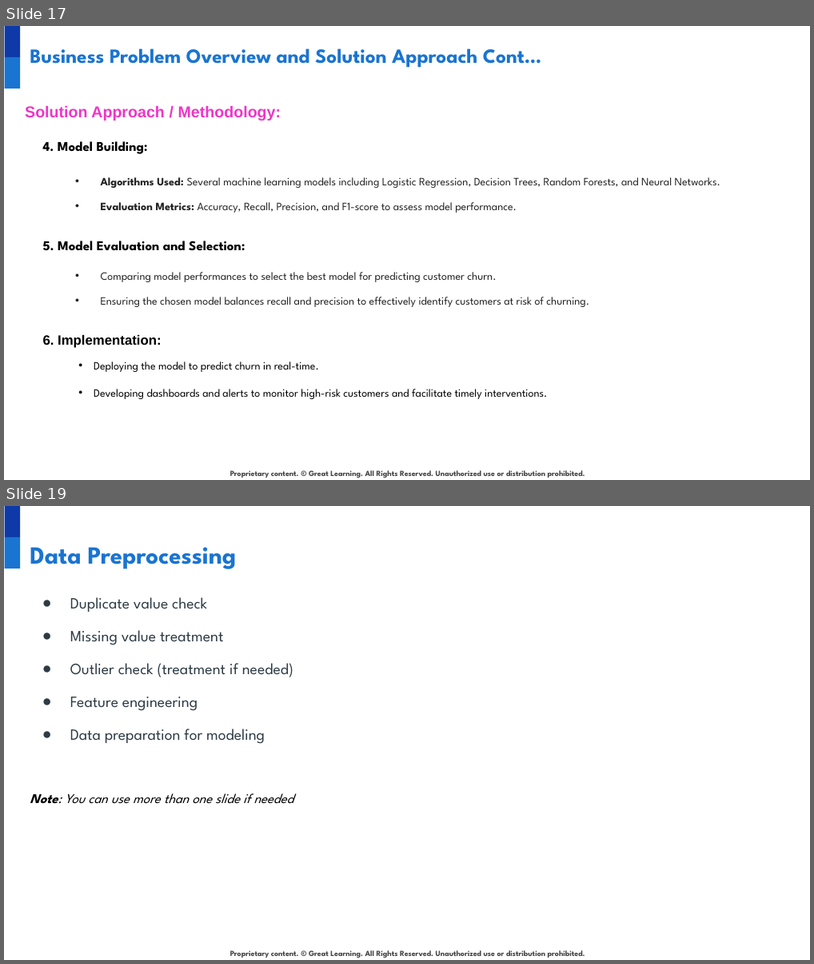
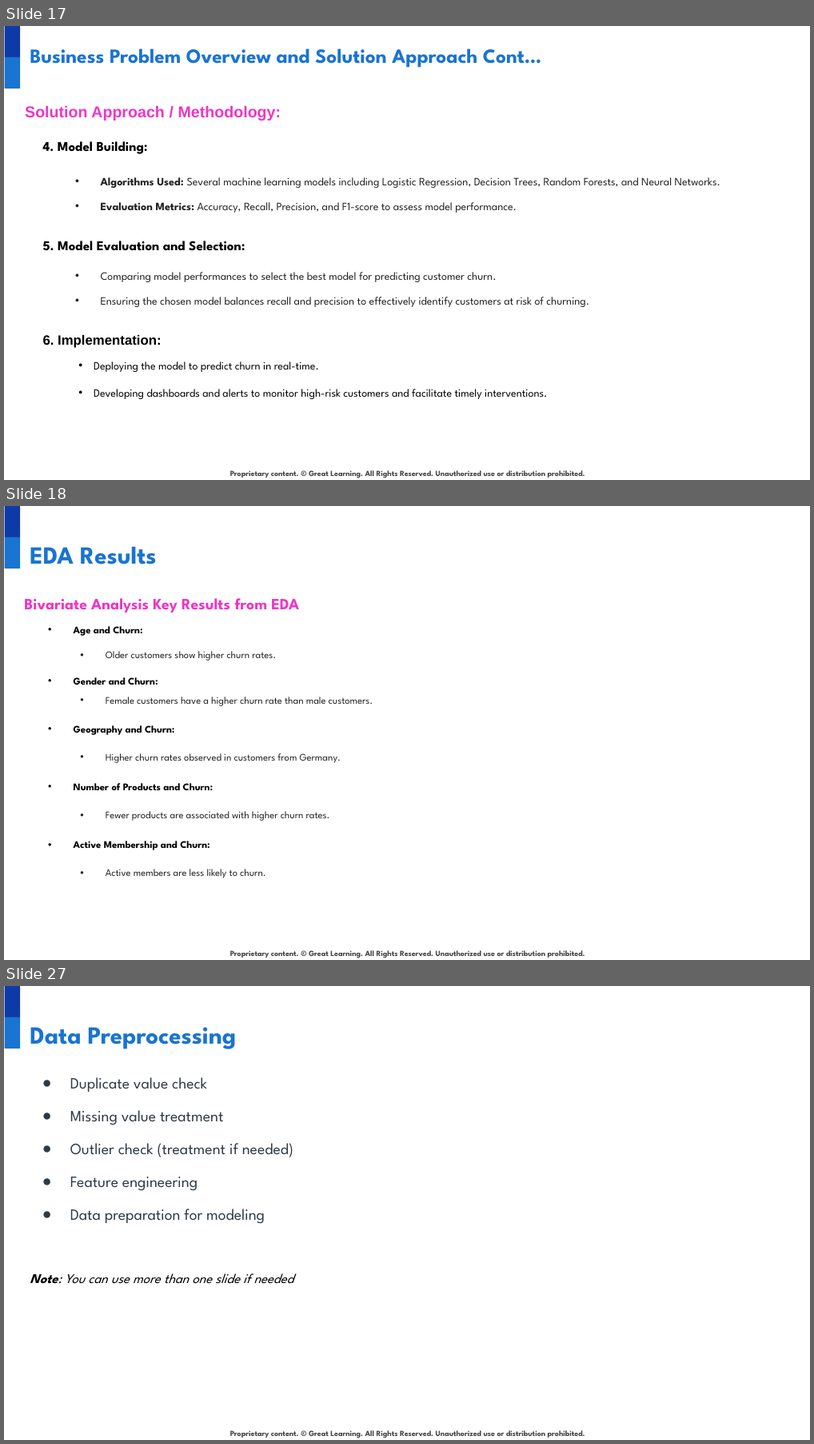
Before and after one commit to developer20sujeet/Python_For_AIML_DataScience, a slide deck: GreatLearningProject/NLP/1.Bank Churn Prediction/INN_Project_PresentationTemplate.pptx. Shown one above the other, each under a label of ours: slides 17 and 19 before the commit, slides 17, 18 and 27 after it; the slides between them are not shown. The pictures are 814x964 and 814x1444 pixels, drawn with LibreOffice and Linux fonts; fonts in the diff are those of the drawing; background and template pictures are left out. Boxes give left, top, right and bottom in pixels: in the first picture for what was removed or moved away, otherwise in the second. Text is boxed around its words. In the diff, an @@ line names an element or a change of style, - is before the commit and + after.

```diff
--- a/GreatLearningProject/NLP/1.Bank Churn Prediction/INN_Project_PresentationTemplate.pptx
+++ b/GreatLearningProject/NLP/1.Bank Churn Prediction/INN_Project_PresentationTemplate.pptx
@@ slide 18 added at (x1=4, y1=506, x2=810, y2=960), background #FFFFFF; not listed: 3 template elements that a slide beside it also shows @@
@@ title added at (x1=30, y1=546, x2=156, y2=564), 22 pt, text #1974D2, bold @@
+EDA Results
@@ text added at (x1=24, y1=598, x2=299, y2=612), 14 pt, text #EF35C7, bold @@
+Bivariate Analysis Key Results from EDA
@@ text added at (x1=74, y1=626, x2=142, y2=636), 9 pt, text #000000, bold @@
+• Age and Churn:
@@ text added at (x1=106, y1=651, x2=276, y2=660), 9 pt, text #222222 @@
+• Older customers show higher churn rates.
@@ text added at (x1=74, y1=677, x2=158, y2=684), 9 pt, text #000000, bold @@
+• Gender and Churn:
@@ text added at (x1=106, y1=696, x2=374, y2=706), 9 pt, text #222222 @@
+• Female customers have a higher churn rate than male customers.
@@ text added at (x1=74, y1=725, x2=174, y2=735), 9 pt, text #000000, bold @@
+• Geography and Churn:
@@ text added at (x1=106, y1=753, x2=342, y2=763), 9 pt, text #222222 @@
+• Higher churn rates observed in customers from Germany.
@@ text added at (x1=74, y1=783, x2=213, y2=790), 9 pt, text #000000, bold @@
+• Number of Products and Churn:
@@ text added at (x1=106, y1=811, x2=330, y2=820), 9 pt, text #222222 @@
+• Fewer products are associated with higher churn rates.
@@ text added at (x1=74, y1=840, x2=210, y2=850), 9 pt, text #000000, bold @@
+• Active Membership and Churn:
@@ text added at (x1=106, y1=868, x2=266, y2=878), 9 pt, text #222222 @@
+• Active members are less likely to churn.
@@ what was slide 19 is now slide 27 @@
```
Also in this commit, not shown: 2 slides changed, 10 other slides added, 2 other files.
